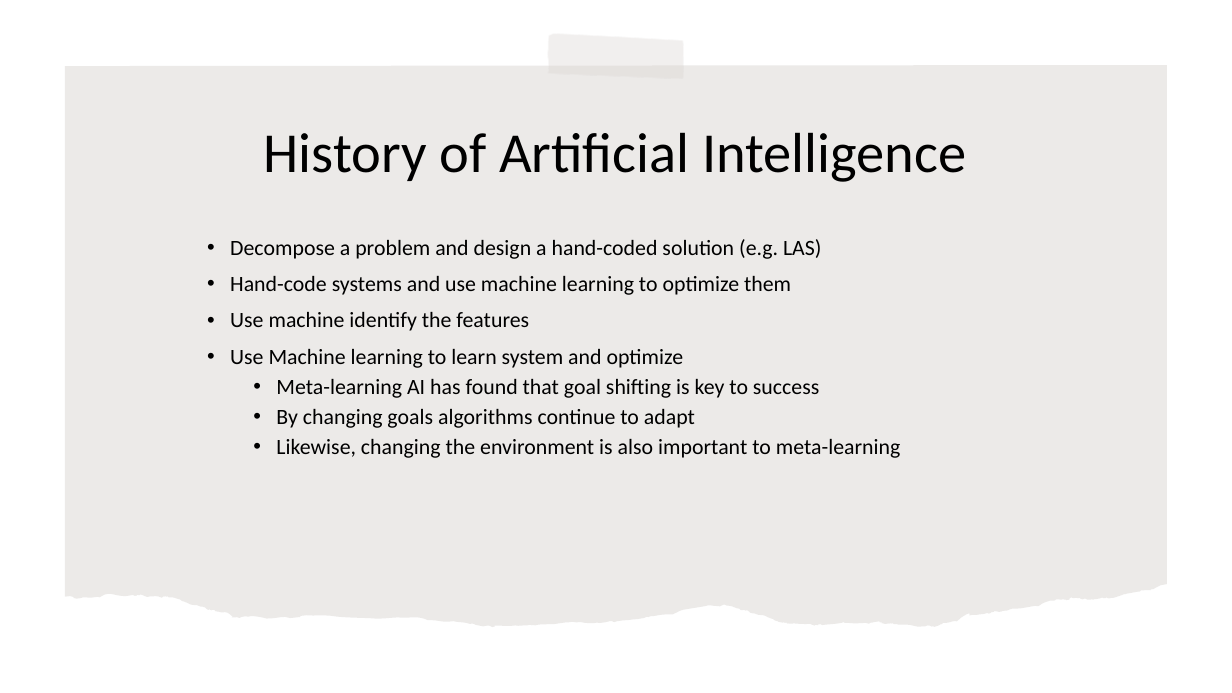
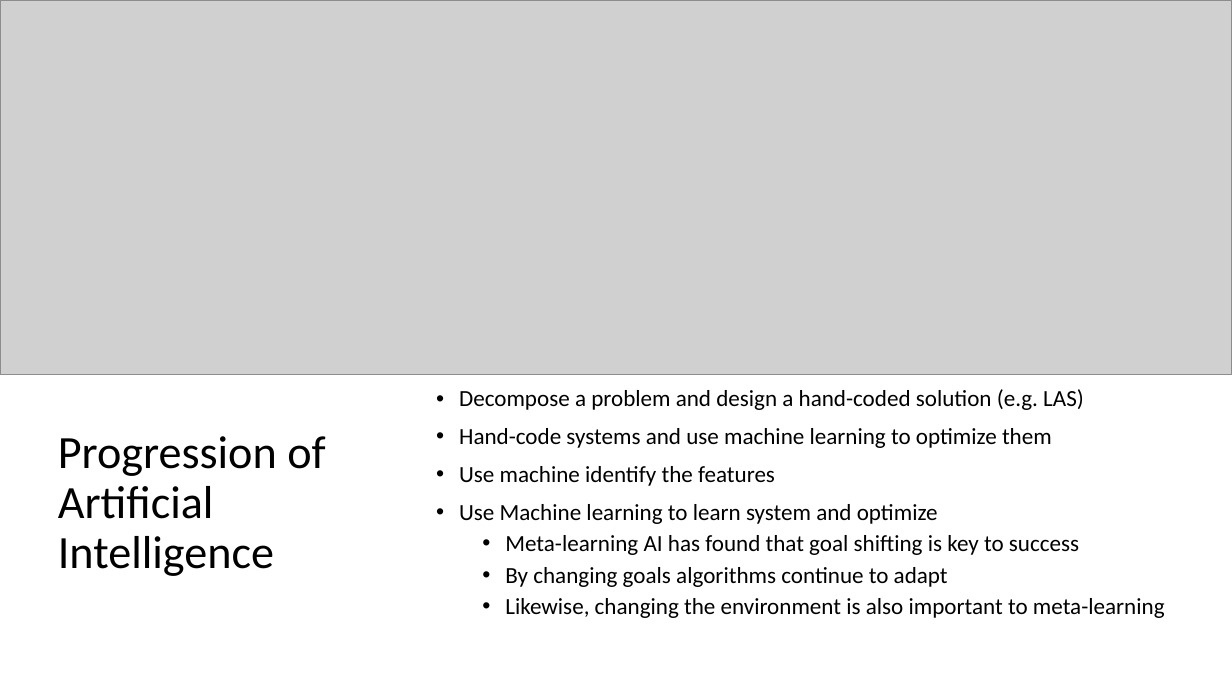
Before and after one commit to rogerlew/conference-ahfe-2022, a slide deck: slide 7 of AHFE 2022.pptx. Drawn at 1232x693 pixels with LibreOffice and Linux fonts; fonts in the diff are those of the drawing; grey boxes stand for pictures. Boxes give left, top, right and bottom in pixels: in the first picture for what was removed or moved away, otherwise in the second. Text is boxed around its words. In the diff, an @@ line names an element or a change of style, - is before the commit and + after.

```diff
--- a/AHFE 2022.pptx
+++ b/AHFE 2022.pptx
@@ picture added at [0,0,1232,375] @@
@@ freeform shape removed at [547,33,686,79] @@
@@ freeform shape removed at [65,65,1167,627] @@
@@ text "Decompose a problem and design ...": place and size @@
-text "Decompose a problem and design ..." at [230,239,901,458]
+text "Decompose a problem and design ..." at [459,389,1165,618]
@@ text "Decompose a problem and design ..." at [459,389,1165,618]: size 17 to 18 pt; vertical alignment top to middle @@
@@ title at [58,436,325,576]: text changed; size 44 to 36 pt @@
-History of Artificial Intelligence
+Progression of Artificial Intelligence
```
Also in this commit, not shown: 2 other slides changed.
